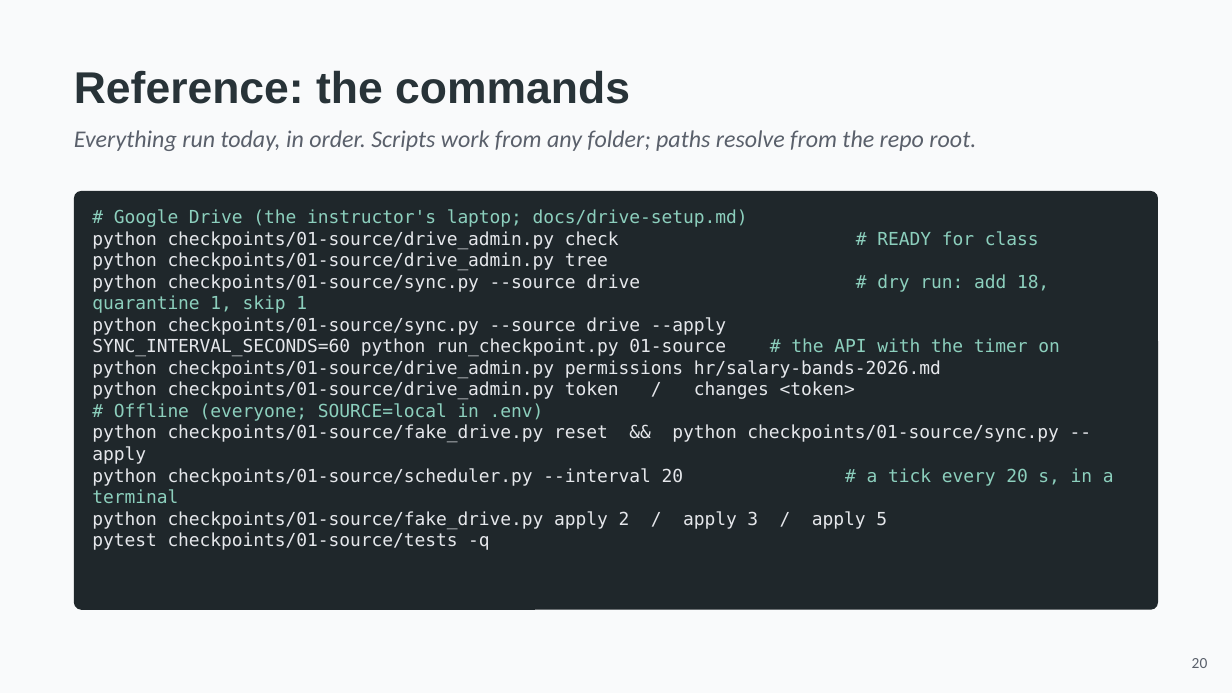
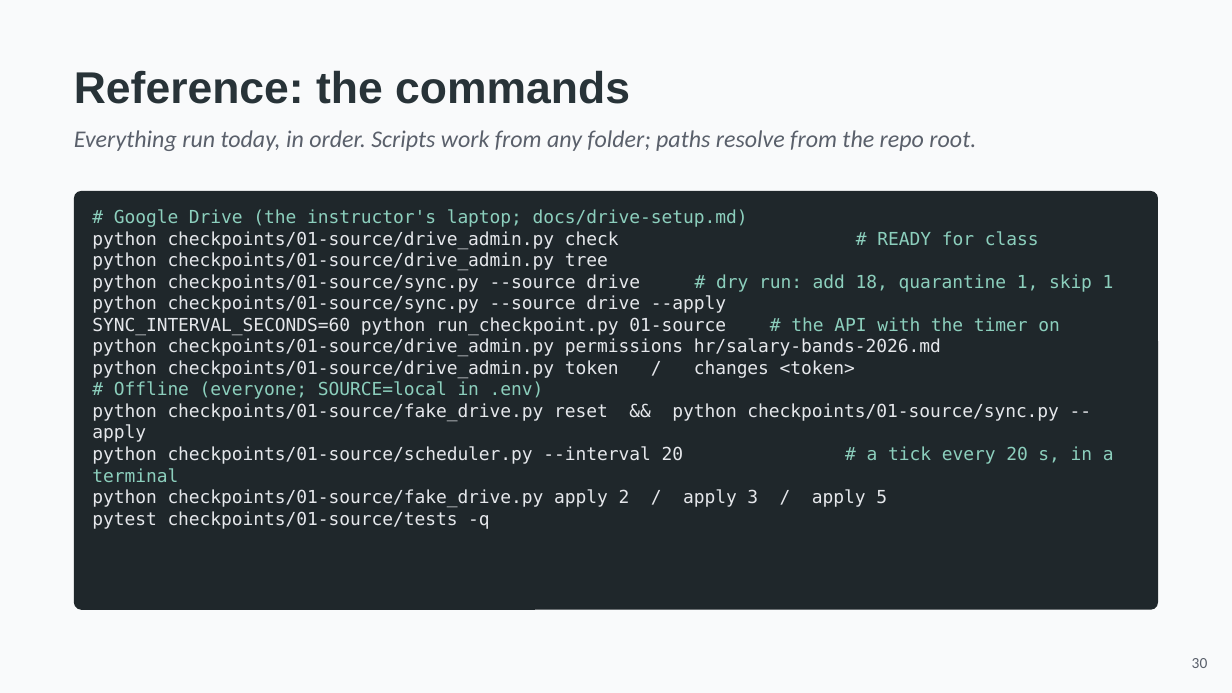
Before and after one commit to hasankanaan26/acme-desk, a slide deck: slide 30 of slides/part1-source.pptx (slide 20 before the commit). Drawn at 1232x693 pixels with LibreOffice and Linux fonts; fonts in the diff are those of the drawing. Boxes give left, top, right and bottom in pixels: in the first picture for what was removed or moved away, otherwise in the second. Text is boxed around its words. In the diff, an @@ line names an element or a change of style, - is before the commit and + after.

```diff
--- a/slides/part1-source.pptx
+++ b/slides/part1-source.pptx
@@ text "# Google Drive (the instructor's ..." rewrapped from [92,209,1114,550] to [92,209,1114,529] @@
@@ text at [1192,658,1208,668]: text changed @@
-20
+30
```
Also in this commit, not shown: 14 other slides changed, 21 slides added, 6 slides removed, 28 other files.
